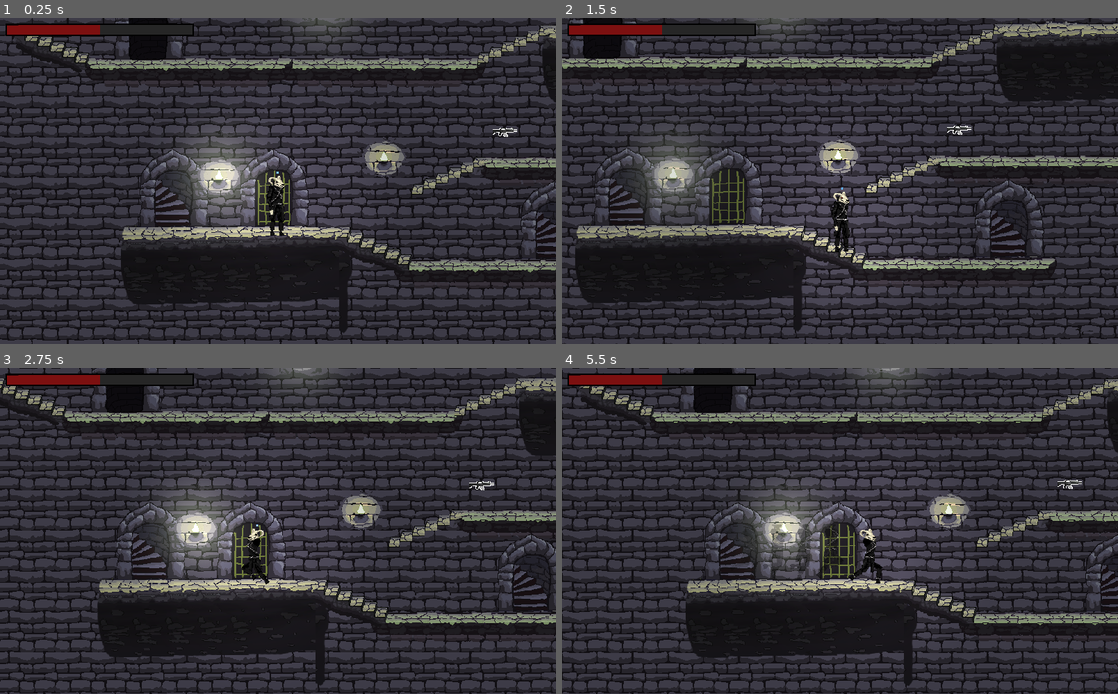
Above: before the commit, frames 1-4 (two rows, left to right).
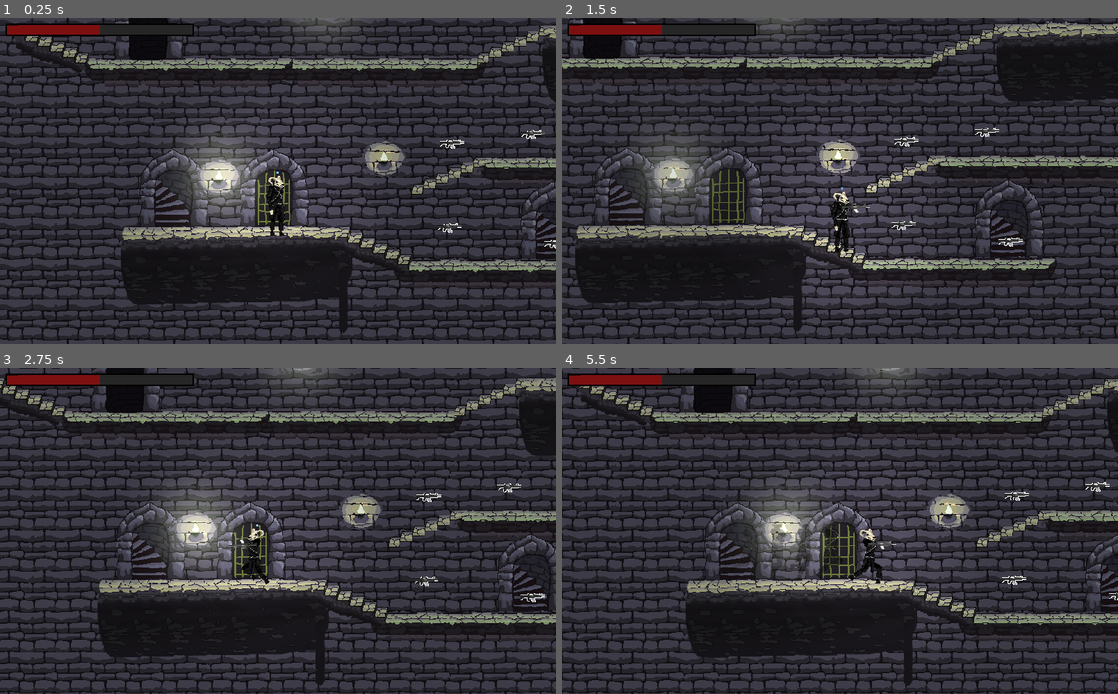
Above: after the commit, the same moments.

Repository: IgorBayerl/godot-game-liliths-crusade
Game: Godot game, scene res://src/Scenes/Main.tscn
Two runs of this game, one before a commit and one after it. Both use one fixed random seed, a clock stepped at 60 frames per second and the inputs below. The engine's default icon, where the game draws it, is replaced by a stand-in: a white triangle on a blue panel in a dark square.
Inputs (mouse positions are in pixels of both pictures, inside the frame that each line leads up to):
- Up to frame 1 (0.25 s): no input
- Up to frame 2 (1.5 s): move the mouse to (812, 246) at 0.52 s; hold D (move_RIGHT) 0.53-1.25 s; tap 1 (Gun_1) at 0.6 s; click (812, 246) at 0.67 s; tap J (jump) at 0.77 s; tap 2 (Gun_2) at 0.8 s; drag from (1006, 229) to (812, 246) at 1.27 s
- Up to frame 3 (2.75 s): move the mouse to (111, 482) at 2.02 s; hold A (move_LEFT) from 2.03 s (still down); tap 3 (Gun_3) at 2.1 s; tap 1 (Gun_1) at 2.3 s
- Up to frame 4 (5.5 s): release A (move_LEFT) at 2.75 s; drag from (867, 531) to (673, 482) at 2.77 s; move the mouse to (756, 449) at 3.52 s; hold A (move_LEFT) 3.53-4.25 s; tap 2 (Gun_2) at 3.6, 5.3 s; tap J (jump) at 3.77 s; tap 3 (Gun_3) at 3.8 s; drag from (962, 514) to (756, 449) at 4.27 s; move the mouse to (728, 547) at 5.02 s; hold D (move_RIGHT) from 5.03 s (still down); tap L (hability) at 5.1 s; click (728, 547) at 5.17 s

The runs differ from the first frame. In frame 1, 0.3% of the frame differs, in the area x 78-100%, y 33-71%; in frame 2, 0.3%, in the area x 50-83%, y 33-71%; in frame 3, 0.3%; in frame 4, 0.3%.

Commit message:
select gun

Diff:
--- a/src/Actors/Player.tscn
+++ b/src/Actors/Player.tscn
@@ -76,7 +76,6 @@
 __meta__ = {
 "_edit_group_": true
 }
-automatica = true
 
 [node name="Arma" type="Node2D" parent="Mira"]
 
--- a/src/Interface/Guns_Bar.tscn
+++ b/src/Interface/Guns_Bar.tscn
@@ -13,3 +13,6 @@
 [node name="list" type="HBoxContainer" parent="."]
 margin_right = 40.0
 margin_bottom = 40.0
+__meta__ = {
+"_edit_use_anchors_": false
+}
--- a/src/Scenes/Main.tscn
+++ b/src/Scenes/Main.tscn
@@ -23,6 +23,9 @@
 
 [sub_resource type="RectangleShape2D" id=5]
 extents = Vector2( 10.3599, 1.63678 )
+
+[sub_resource type="RectangleShape2D" id=6]
+extents = Vector2( 27.6583, 105.159 )
 
 [node name="Main" type="Node2D"]
 
@@ -97,6 +100,12 @@
 position = Vector2( 663.893, 709.206 )
 scale = Vector2( 0.519995, 0.519995 )
 
+[node name="GetItem" type="Area2D" parent="MainController/Player"]
+
+[node name="GetItem_CollisionShape" type="CollisionShape2D" parent="MainController/Player/GetItem"]
+position = Vector2( -0.00012207, 25.9325 )
+shape = SubResource( 6 )
+
 [node name="CanvasLayer" type="CanvasLayer" parent="MainController"]
 
 [node name="Control" type="Control" parent="MainController/CanvasLayer"]
@@ -120,6 +129,25 @@
 margin_bottom = 48.0
 
 [node name="Arma" parent="MainController" instance=ExtResource( 5 )]
-position = Vector2( 1084.42, 596.424 )
+position = Vector2( 981.786, 772.475 )
+
+[node name="Arma2" parent="MainController" instance=ExtResource( 5 )]
+position = Vector2( 987.03, 618.15 )
+type = "gun_2"
+
+[node name="Arma4" parent="MainController" instance=ExtResource( 5 )]
+position = Vector2( 1135.36, 600.919 )
+type = "gun_2"
+
+[node name="Arma3" parent="MainController" instance=ExtResource( 5 )]
+position = Vector2( 1178.81, 802.441 )
+type = "gun_3"
+[connection signal="area_entered" from="MainController/Player/GetItem" to="MainController" method="_on_GetItem_area_entered"]
 [connection signal="body_entered" from="MainController/Arma" to="MainController" method="_on_Arma_body_entered"]
 [connection signal="body_entered" from="MainController/Arma" to="MainController/CanvasLayer/Control/Guns_bar" method="_on_Arma_body_entered"]
+[connection signal="body_entered" from="MainController/Arma2" to="MainController" method="_on_Arma_body_entered"]
+[connection signal="body_entered" from="MainController/Arma2" to="MainController/CanvasLayer/Control/Guns_bar" method="_on_Arma_body_entered"]
+[connection signal="body_entered" from="MainController/Arma4" to="MainController" method="_on_Arma_body_entered"]
+[connection signal="body_entered" from="MainController/Arma4" to="MainController/CanvasLayer/Control/Guns_bar" method="_on_Arma_body_entered"]
+[connection signal="body_entered" from="MainController/Arma3" to="MainController" method="_on_Arma_body_entered"]
+[connection signal="body_entered" from="MainController/Arma3" to="MainController/CanvasLayer/Control/Guns_bar" method="_on_Arma_body_entered"]
--- a/src/Scripts/ArmaColetavel.gd
+++ b/src/Scripts/ArmaColetavel.gd
@@ -4,8 +4,9 @@
 
 var subindo = false
 var is_picked = false
+var ammount = 13
 
-export var type = 1
+export var type = "gun_1"
 
 func _on_Arma_body_entered(body: Node) -> void:
 	if body.get_name() == "Player":
--- a/src/Scripts/Guns_Bar.gd
+++ b/src/Scripts/Guns_Bar.gd
@@ -10,6 +10,13 @@
 	item.get_node("Bullets").text = str(value)
 	item.rect_min_size = Vector2(50,50)
 	$list.add_child(item)
+
+func addAmmo( value ):
+	print(value)
+
+
+func selectGun( value ):
+	print('Selected  ', value)
 
 func _ready() -> void:
 	pass
--- a/src/Scripts/MainController.gd
+++ b/src/Scripts/MainController.gd
@@ -6,19 +6,22 @@
 		"unlocked" : true ,
 		"selected" : false ,
 		"ammo": 25,
-		"full_ammo": 60
+		"full_ammo": 60,
+		"fire_rate": 0.2
 	},
 	"gun_2": {
 		"unlocked" : false ,
 		"selected" : false ,
 		"ammo": 25,
-		"full_ammo": 60
+		"full_ammo": 60,
+		"fire_rate": 0.1
 	},
 	"gun_3": {
 		"unlocked" : false ,
 		"selected" : false ,
 		"ammo": 25,
-		"full_ammo": 60
+		"full_ammo": 60,
+		"fire_rate": 0.6
 	}
 }
 
@@ -26,8 +29,41 @@
 	pass
 
 func _process(delta: float) -> void:
-	pass
+	if Input.is_action_just_pressed("Gun_1"):
+		if player_GUNS_information.gun_1.unlocked == true:
 
-func _on_Arma_body_entered(body: Node) -> void:
-	$CanvasLayer/Control/Guns_bar.addItem(5)
+			_select_gun("gun_1")
+		else:
+			print("you don't have this gun !")
+	if Input.is_action_just_pressed("Gun_2"):
+		if player_GUNS_information.gun_2.unlocked == true:
+			_select_gun("gun_2")
+		else:
+			print("you don't have this gun !")
+	if Input.is_action_just_pressed("Gun_3"):
+		if player_GUNS_information.gun_3.unlocked == true:
+			_select_gun("gun_3")
+		else:
+			print("you don't have this gun !")
+
+
+
+func _on_GetItem_area_entered(area: Area2D) -> void:
+	if area.is_in_group("Guns"):
+		var quantidade = area.ammount
+		var type = area.type
+		if player_GUNS_information[type].unlocked == false:
+			player_GUNS_information[type].unlocked = true
+			player_GUNS_information[type].ammo += quantidade
+			$CanvasLayer/Control/Guns_bar.addItem(quantidade)
+			print("unlocked a new gun")
+		else:
+			print("more ammo")
+#			$CanvasLayer/Controld/Guns_bar.addAmmo( 10 )
+
+func _select_gun(gun):
+	$CanvasLayer/Control/Guns_bar.selectGun(gun)
+	var gun_selected = player_GUNS_information[gun]
 	$Player/Mira/Arma/Sprite.visible = true
+	$Player/Mira.automatica = true
+	$Player/Mira.fire_rate = gun_selected.fire_rate
Not shown: 1 places in src/Scenes/Main.tscn that only renumber resources
